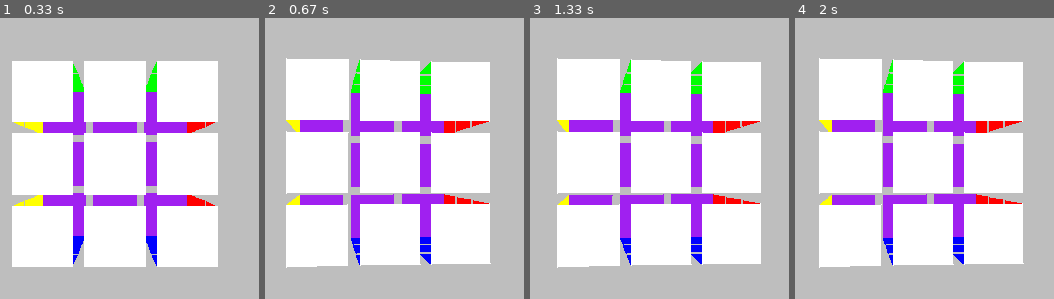
Above: before the commit, frames 1-4 (left to right).
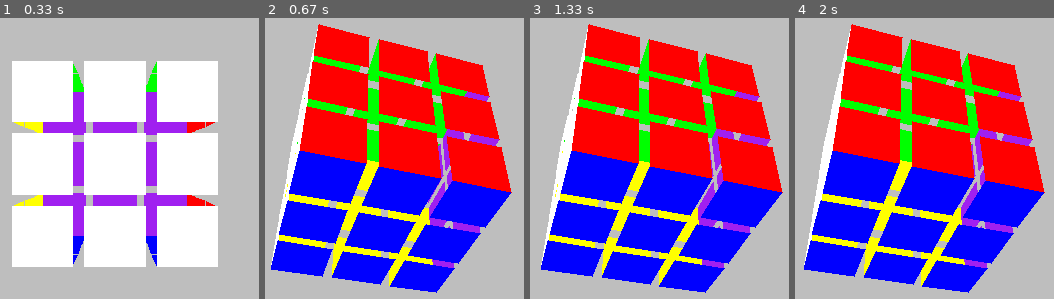
Above: after the commit, the same moments.

Repository: wordminer/rubix_3d_pygame
Game: pygame game, started from src/main.py
Two runs of this game, one before a commit and one after it. Both use one fixed random seed, a clock stepped at 60 frames per second and the inputs below.
Inputs (mouse positions are in pixels of both pictures, inside the frame that each line leads up to):
- Up to frame 1 (0.33 s): no input
- Up to frame 2 (0.67 s): press the mouse at (350, 192) at 0.37 s; move the mouse to (492, 169) at 0.47 s; release the mouse at (outside the picture) at 0.6 s
- Up to frame 3 (1.33 s): hold D 0.67-1.13 s; move the mouse to (649, 203) at 0.7 s; hold D from 1.17 s (still down)
- Up to frame 4 (2 s): release D at 1.63 s; hold A from 1.67 s (still down)

Frame 1 is identical in both runs. In frame 2, 65% of the frame differs, in the area x 2-96%, y 2-98%; in frame 3, 65%; in frame 4, 65%.

Commit message:
fix mouse moving

Diff:
--- a/src/Window/ctr_Win.py
+++ b/src/Window/ctr_Win.py
@@ -5,11 +5,9 @@
         self.width = width
         self.hight = hight
         self.window = display.set_mode((self.width, self.hight))
-        self.event_save = ""
 
     def control_event(self):
         for events in event.get():
-            self.event_save = events
             if events.type == QUIT:
                 return False
 
--- a/src/Window/ctr_mouse.py
+++ b/src/Window/ctr_mouse.py
@@ -1,33 +1,23 @@
-from pygame import MOUSEBUTTONDOWN, MOUSEBUTTONUP, mouse
-from time import time
+from pygame import mouse
 
 class Handle_mouse():
-    def __init__(self, time_check_mouse):
-        self.Is_click = False
-        self.time_mouse = time_check_mouse
+    mouse_pressed = (0,0)
+    mouse_current = (0,0)
+    Is_move_cube = False
 
-    def Checking_mouse(self, event):
-        if event.type == MOUSEBUTTONDOWN:
-            self.Is_click = True
-            self.x, self.y = mouse.get_pos()
-            self.time_start = time()
+    def checking_mouse(self):
+        mouse_click = mouse.get_pressed(3)
+        if mouse_click[0]:
+            self.Is_move_cube = True
+            self.mouse_pressed = mouse.get_pos()
+        else:
+            self.Is_move_cube = False
 
-        elif event.type == MOUSEBUTTONUP:
-            self.Is_click = False
-
-    def Mouse_move(self):
-        if self.Is_click:
-            new_x, new_y = mouse.get_pos()
-
-            x_change, y_change = new_x - self.x, new_y - self.y
-            self.x, self.y = mouse.get_pos()
-
-            return x_change, y_change
-        return 0,0
-
-    def time_couting(self):
-        time_now = time()
-        if time_now - self.time_start >= self.time_mouse:
-            self.time_start = time()
-            return True
-        return False
+    def Move_cube(self):
+        if self.Is_move_cube:
+            self.mouse_current = mouse.get_pos()
+            mouse_change = (self.mouse_current[0] - self.mouse_pressed[0],
+                            self.mouse_current[1] - self.mouse_pressed[1])
+            self.mouse_pressed = mouse.get_pos()
+            return mouse_change
+        return (0,0)
--- a/src/main.py
+++ b/src/main.py
@@ -8,7 +8,7 @@
 
 game_dis = WINDOW(const.WIN_WIDTH, const.WIN_HIGHT)
 Cube = Rubix.Rubix_cube(3,3,3,1,0.2)
-Mouse = Handle_mouse(0.4)
+Mouse = Handle_mouse()
 
 Cube.create_cube()
 
@@ -21,11 +21,12 @@
 
     event = game_dis.control_event()
 
-    Mouse.Checking_mouse(game_dis.event_save)
-    x_mouse, y_mouse = Mouse.Mouse_move()
+    mouse_pos_change = Mouse.Move_cube()
+    Mouse.checking_mouse()
+
 
     Cube.set_distance_argument(const.CAMERA_COORD)
-    rotation_ctr.Rotate_Cube(Cube, (-y_mouse/50,x_mouse/50,0))
+    rotation_ctr.Rotate_Cube(Cube, (-mouse_pos_change[1], mouse_pos_change[0], 0))
 
     #print(Cube.Color_face)
 
--- a/src/test.py
+++ /dev/null
@@ -1,10 +0,0 @@
-class VN():
-    def __init__(self):
-        self.a = 10
-
-
-M = VN()
-
-M.a += 5
-
-print(M.a)
